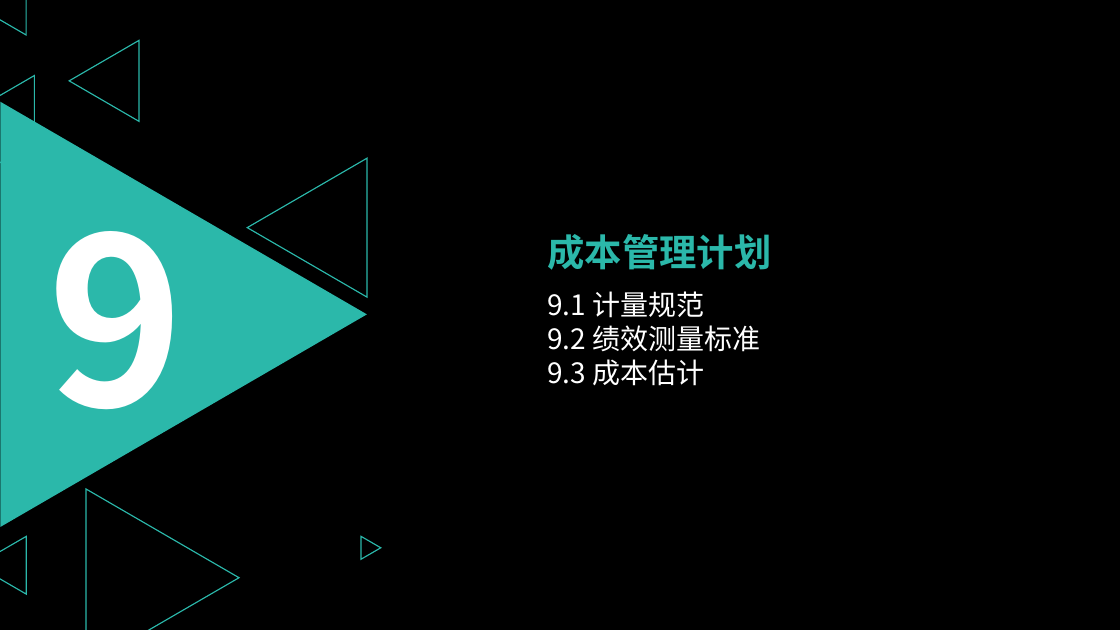
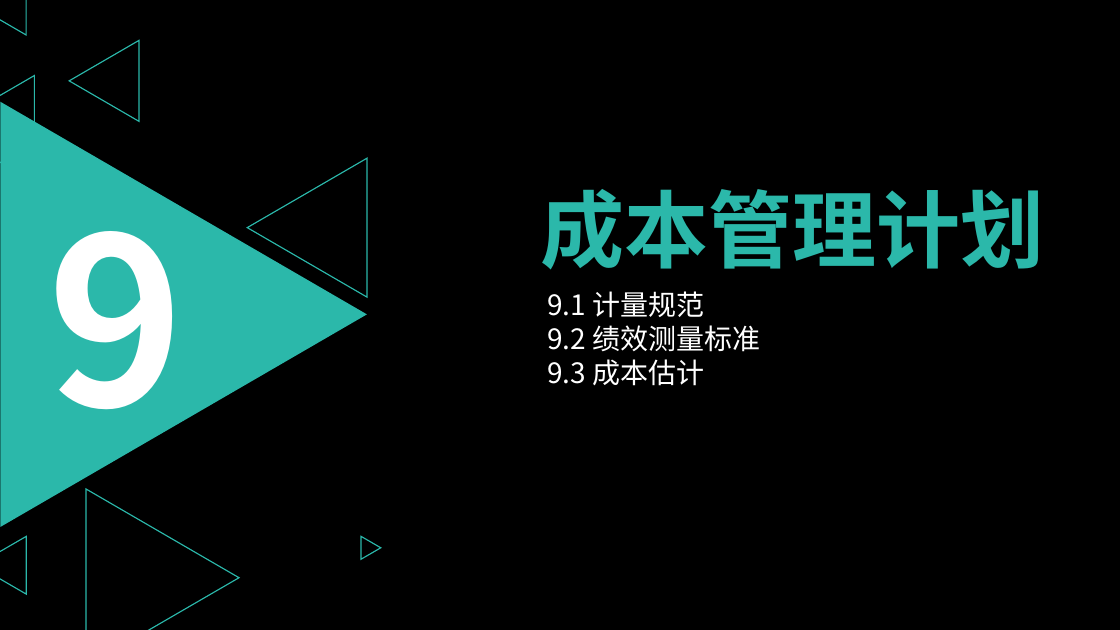
Before and after one commit to PRD2018-G03/PRD2018-G03-SoftwareEngineeringProject, a slide deck: slide 93 of 受控文档/08_其他任务/需求项目工程计划评审PPT/需求项目工程计划评审PPT.pptx (slide 71 before the commit). Drawn at 1120x630 pixels with LibreOffice and Linux fonts; fonts in the diff are those of the drawing. Boxes give left, top, right and bottom in pixels: in the first picture for what was removed or moved away, otherwise in the second. Text is boxed around its words. In the diff, an @@ line names an element or a change of style, - is before the commit and + after.

```diff
--- a/受控文档/08_其他任务/需求项目工程计划评审PPT/需求项目工程计划评审PPT.pptx
+++ b/受控文档/08_其他任务/需求项目工程计划评审PPT/需求项目工程计划评审PPT.pptx
@@ text "成本管理计划" moved from (x1=547, y1=234, x2=771, y2=270) to (x1=541, y1=189, x2=1045, y2=270) @@
@@ text "成本管理计划" at (x1=541, y1=189, x2=1045, y2=270): size 32 to 72 pt @@
```
Also in this commit, not shown: 21 other slides changed, 32 slides added, 11 slides removed.
